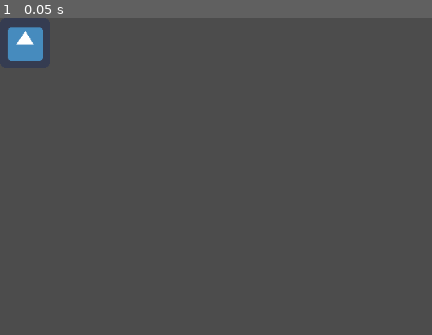
Above: before the commit, frame 1.
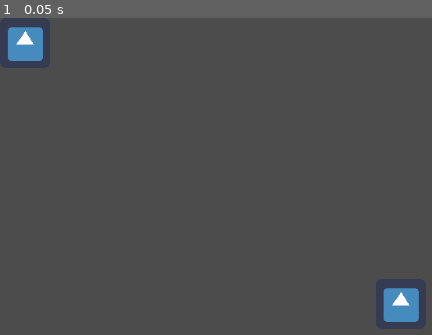
Above: after the commit, the same moment.

Repository: RobinRenggli/godotwildjam43
Game: Godot game, scene res://MainScene/MainScene.tscn
The game is run twice, just before and just after one commit, with the same random seed, the same clock (stepped at 60 frames per second) and the same inputs. The engine's default icon, where the game draws it, is replaced by a stand-in: a white triangle on a blue panel in a dark square.
Inputs:
- Up to frame 1 (0.05 s): no input

The runs differ from the first frame. In frame 1, 0.9% of the frame differs, in the area x 88-97%, y 85-96%.

Commit message:
added cauldron

Diff:
--- /dev/null
+++ b/GodotProject/PotionMixing/Cauldron/Cauldron.gd
@@ -0,0 +1,22 @@
+extends TextureRect
+
+var potion_effects = {}
+var nr_ingredients = 0
+
+func can_drop_data(position, data):
+	return true
+
+func drop_data(_pos, data):
+	Input.set_mouse_mode(Input.MOUSE_MODE_VISIBLE)
+	add_to_cauldron(data)
+
+func add_to_cauldron(data):
+	nr_ingredients += 1
+	var effects = data["effects"]
+	for key in effects:
+		var value = effects[key]
+		if potion_effects.has(key):
+			potion_effects[key] += value
+		else:
+			potion_effects[key] = value
+	print(potion_effects)
--- /dev/null
+++ b/GodotProject/PotionMixing/Cauldron/Cauldron.tscn
@@ -0,0 +1,13 @@
+[gd_scene load_steps=3 format=2]
+
+[ext_resource path="res://icon.png" type="Texture" id=1]
+[ext_resource path="res://PotionMixing/Cauldron/Cauldron.gd" type="Script" id=2]
+
+[node name="Cauldron" type="TextureRect"]
+margin_right = 40.0
+margin_bottom = 40.0
+texture = ExtResource( 1 )
+script = ExtResource( 2 )
+__meta__ = {
+"_edit_use_anchors_": false
+}
--- a/GodotProject/PotionMixing/PotionMixingUI.tscn
+++ b/GodotProject/PotionMixing/PotionMixingUI.tscn
@@ -1,7 +1,8 @@
-[gd_scene load_steps=3 format=2]
+[gd_scene load_steps=4 format=2]
 
-[ext_resource path="res://PotionMixing/Potions/PotionTemplate.tscn" type="PackedScene" id=1]
+[ext_resource path="res://PotionMixing/Potions/Healing.tscn" type="PackedScene" id=1]
 [ext_resource path="res://Util/DropConsumer.gd" type="Script" id=2]
+[ext_resource path="res://PotionMixing/Cauldron/Cauldron.tscn" type="PackedScene" id=3]
 
 [node name="PotionMixingLayer" type="CanvasLayer"]
 
@@ -14,4 +15,10 @@
 "_edit_use_anchors_": false
 }
 
-[node name="Potion" parent="Control" instance=ExtResource( 1 )]
+[node name="Cauldron" parent="." instance=ExtResource( 3 )]
+margin_left = 481.0
+margin_top = 334.0
+margin_right = 545.0
+margin_bottom = 398.0
+
+[node name="Healing" parent="." instance=ExtResource( 1 )]
--- /dev/null
+++ b/GodotProject/PotionMixing/Potions/Healing.tscn
@@ -0,0 +1,8 @@
+[gd_scene load_steps=2 format=2]
+
+[ext_resource path="res://PotionMixing/Potions/PotionTemplate.tscn" type="PackedScene" id=1]
+
+[node name="Healing" instance=ExtResource( 1 )]
+effects = {
+"healing": 1
+}
--- a/GodotProject/PotionMixing/Potions/Potion.gd
+++ b/GodotProject/PotionMixing/Potions/Potion.gd
@@ -1,10 +1,14 @@
 extends TextureRect
 
 export (Dictionary) var effects = {}
+export (Dictionary) var negative_effects = {}
 
 func get_drag_data(position):
 	Input.set_mouse_mode(Input.MOUSE_MODE_HIDDEN)
-	var data = effects
+	var data = {
+		"effects": effects,
+		"negative_effects": negative_effects
+		}
 	var drag_texture = TextureRect.new()
 	drag_texture.texture = texture
 
@@ -13,8 +17,6 @@
 	drag_texture.rect_min_size = texture.get_size()
 	drag_texture.rect_size = texture.get_size()
 	drag_texture.rect_position = -0.5 * drag_texture.rect_size
-	print(drag_texture.rect_position)
-	print(drag_texture.rect_size)
 
 	set_drag_preview(control)
 	return data
